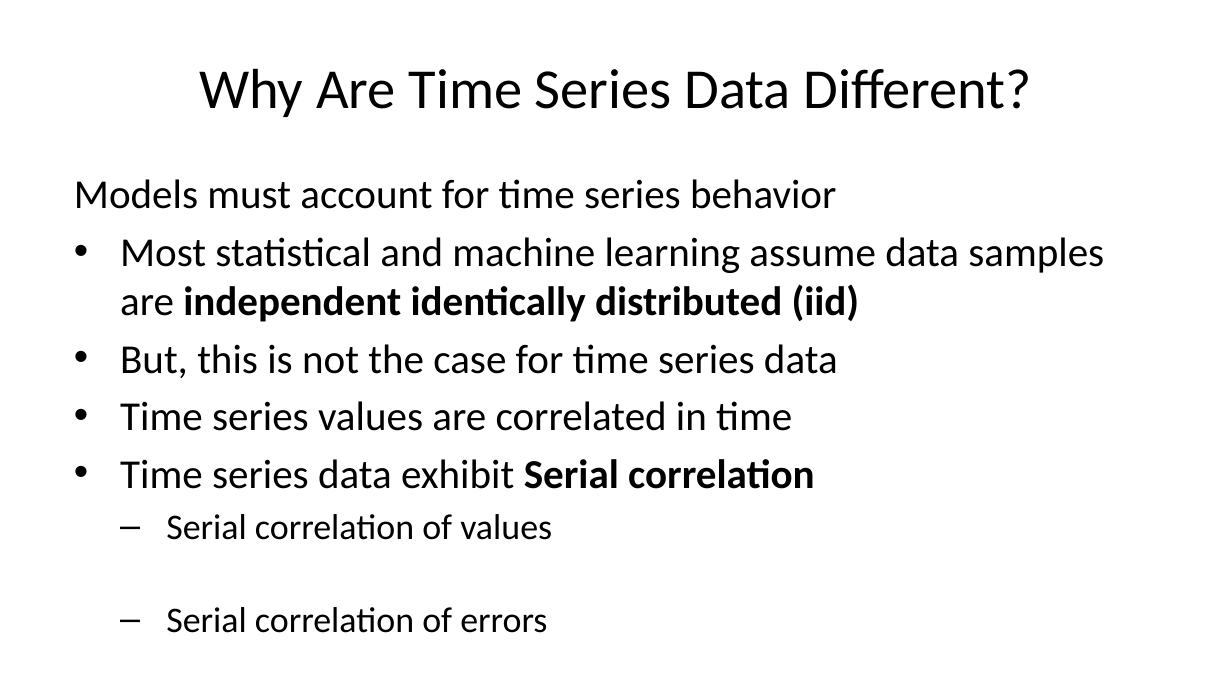
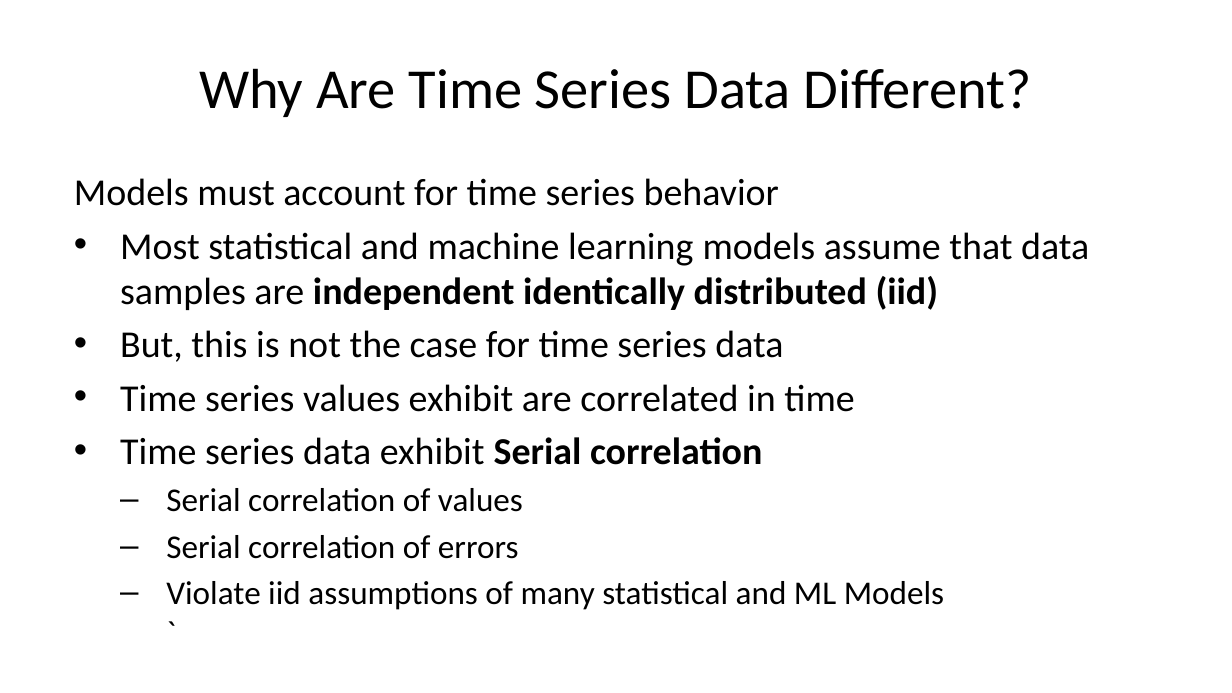
Before and after one commit to StephenElston/CSCI-E-83, a slide deck: slide 4 of LectureSlides/11_IntroductionToTimeSeries.pptx. Drawn at 1232x693 pixels with LibreOffice and Linux fonts; fonts in the diff are those of the drawing. Boxes give left, top, right and bottom in pixels: in the first picture for what was removed or moved away, otherwise in the second. Text is boxed around its words. In the diff, an @@ line names an element or a change of style, - is before the commit and + after.

```diff
--- a/LectureSlides/11_IntroductionToTimeSeries.pptx
+++ b/LectureSlides/11_IntroductionToTimeSeries.pptx
@@ text at (74, 178, 944, 610): size 24 to 22.2 pt in "Models must account for time series behavior", "But, this is not the case for ...", "Time series data exhibit Serial correlation"; size 21 to 19.4 pt in "Serial correlation of values", "Serial correlation of errors", "Violate iid assumptions of many statistical and ..." @@
@@ text at (120, 232, 1089, 310): text changed; size 24 to 22.2 pt @@
-• Most statistical and machine learning assume data samples are independent identically distributed (iid)
+• Most statistical and machine learning models assume that data samples are independent identically distributed (iid)
@@ text at (120, 384, 854, 412): text changed; size 24 to 22.2 pt @@
-• Time series values are correlated in time
+• Time series values exhibit are correlated in time
```
Also in this commit, not shown: 18 other slides changed.
